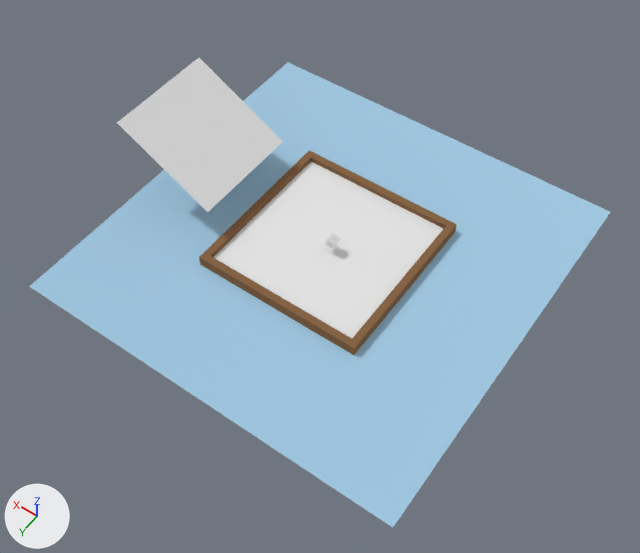
One commit to the Blender file GameDesign/BlenderModels/diceRoll.blend: the scene before it, then after it.
One viewpoint serves both versions: a camera (50 mm lens) standing at (-5.32, 7.72, 11.22) and looking at (-0.51, 0.98, 0.63). The axes (+X, +Y, +Z) are drawn at lower left. The lights are the same throughout.
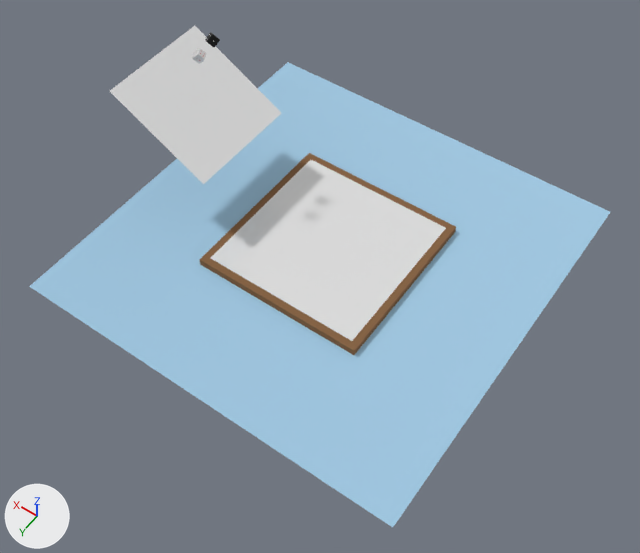
Pixel boxes (x1, y1, x2, y2) of what changed, in the pictures (640 x 553 px):
'Plane.001', moved: before (213, 162, 443, 338); after (211, 160, 446, 341)
'Plane.003', moved: before (117, 58, 283, 212); after (110, 26, 281, 184)
'Plane', moved: before (199, 150, 457, 355); after (200, 153, 456, 355)
'Dice1', moved, turned, rescaled: before (325, 233, 340, 249); after (192, 48, 206, 64)
'Dice2', shown: after (205, 32, 220, 47)

What changed in the scene script:
```text
Change ob_dice1:
    ob_dice1.location: (-0.11, 0.08, 0.32) -> (2.3, 0.11, 2.9)
    ob_dice1.rotation_euler: (-0.0917, -0.402, 0.0926) -> (-0.0879, 0.787, 0.452)  # degrees (-5.3, -23, 5.3) -> degrees (-5, 45, 26)
    ob_dice1.scale: (0.0829, 0.0829, 0.0829) -> (0.0722, 0.0722, 0.0722)
Change ob_dice2:
    ob_dice2.location: (1.03, 3.34, 1.97) -> (2.36, -0.26, 2.93)
    ob_dice2.scale: (1.32, 1.32, 1.32) -> (0.0767, 0.0767, 0.0767)
    remove ob_dice2.hide_set(True)
Change ob_plane:
    ob_plane.location: (0.0, 0.0, 0.0) -> (0.0, 0.0, -0.06)
Change ob_plane_001:
    ob_plane_001.location: (0.0, 0.0, 0.08) -> (0.0, 0.0, 0.12)
Change ob_plane_003:
    ob_plane_003.location: (2.55, 0.0, 1.17) -> (2.55, 0.0, 1.81)
```
